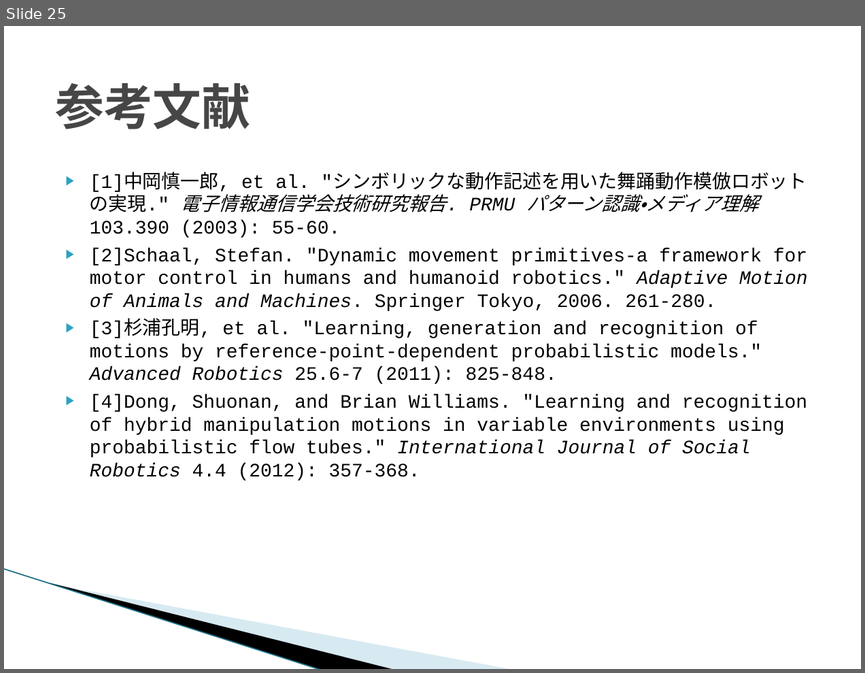
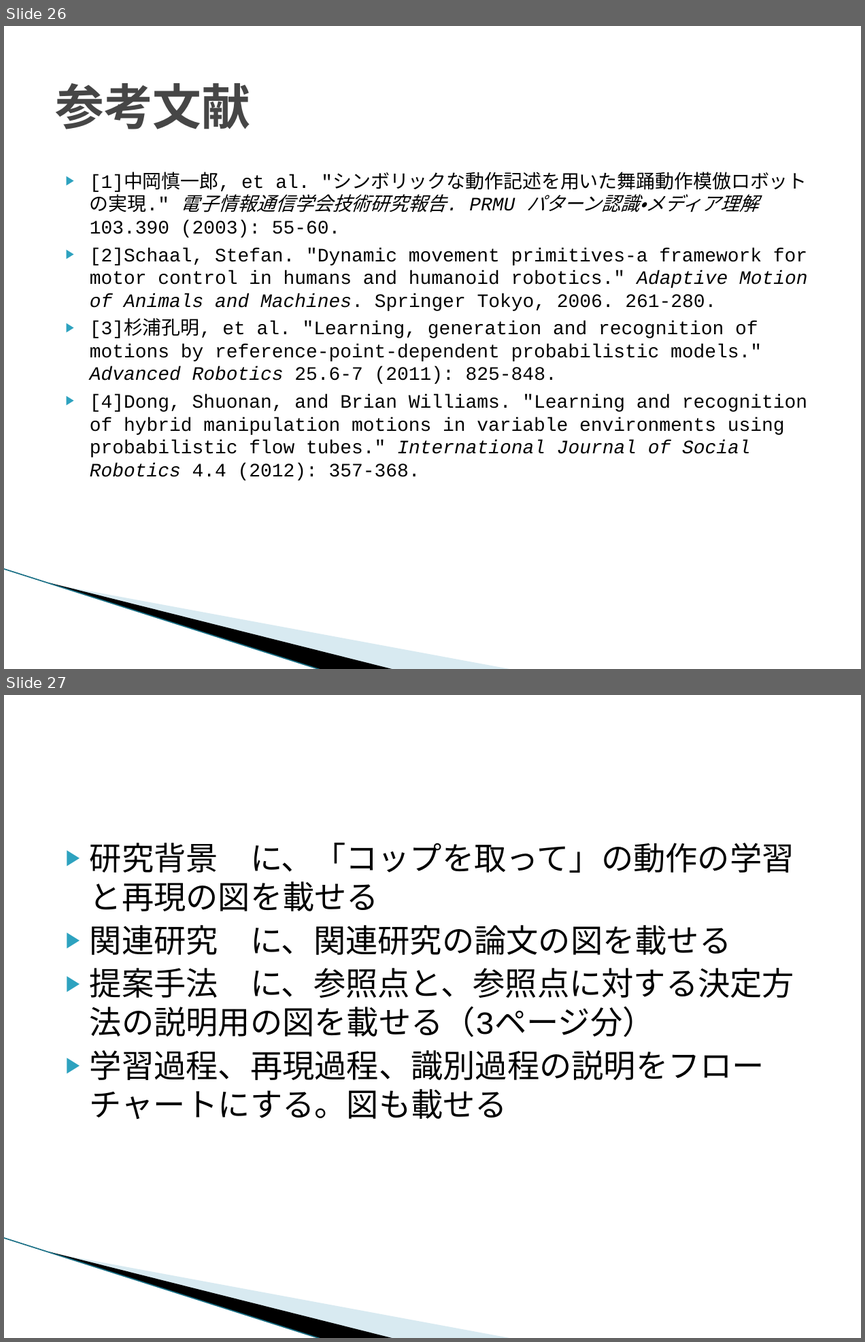
Before and after one commit to TetsuyaKomota/GitforEclipseTest, a slide deck: IntentionLearning/memo/人の教示動作からの.pptx. Shown one above the other, each under a label of ours: slide 25 before the commit, slides 26 and 27 after it. The pictures are 865x673 and 865x1342 pixels, drawn with LibreOffice and Linux fonts; fonts in the diff are those of the drawing; background and template pictures are left out. Boxes give left, top, right and bottom in pixels: in the first picture for what was removed or moved away, otherwise in the second. Text is boxed around its words. In the diff, an @@ line names an element or a change of style, - is before the commit and + after.

Commit message:
スライド作成中～ Todoぶっこんだ。図はマジで家帰ってがんばれ。がんばれ。

```diff
--- a/IntentionLearning/memo/人の教示動作からの.pptx
+++ b/IntentionLearning/memo/人の教示動作からの.pptx
@@ slide 27 added at [4, 695, 861, 1338], background #FFFFFF; not listed: 3 template elements that a slide beside it also shows @@
@@ text added at [90, 843, 794, 1119], 27 pt, text #000000 @@
+▶ 研究背景 に、「コップを取って」の動作の学習と再現の図を載せる
+▶ 関連研究 に、関連研究の論文の図を載せる
+▶ 提案手法 に、参照点と、参照点に対する決定方法の説明用の図を載せる（3ページ分）
+▶ 学習過程、再現過程、識別過程の説明をフローチャートにする。図も載せる
@@ what was slide 25 is now slide 26 @@
```
Also in this commit, not shown: 2 slides changed, 1 other slide added, 4 other files.
